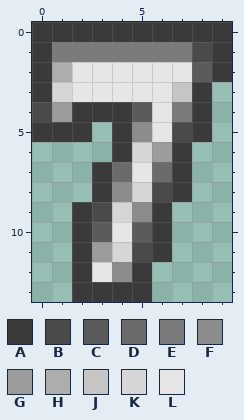
Pixel-art sprite -- img/7.png. The first picture shows the starting point.
The file is 10x14 pixels.
Palette (. is transparent): A #3a3a3a  B #4a4a4a  C #5b5b5b  D #6b6b6b  E #7b7b7b  F #8c8c8c  G #9c9c9c  H #adadad  J #c5c5c5  K #d6d6d6  L #e6e6e6
Once edited:
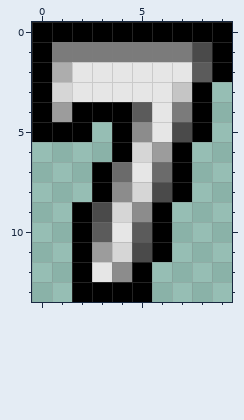
The edit:
colour A: #3a3a3a -> #000000
y 4: x 0 B -> A
Pixel boxes of the changes (left, top, right, bottom) in both pictures:
changed: (32, 22, 232, 302)
